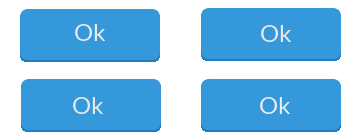
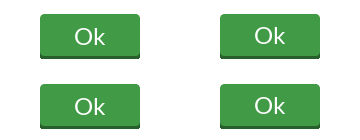
Two versions of the same layered image (360 × 140). Layer-by-layer changes:
moved "Ok" above "Layer", painted on it over [75, 24, 286, 115]
removed layer "Layer copy #3" over [201, 8, 341, 61]
removed layer "Layer copy #2" over [21, 79, 161, 132]
removed layer "Layer copy #1" over [201, 79, 341, 132]
renamed "Ok #3" to "Layer", painted on it over [40, 14, 320, 126]
removed layer "Ok #2" over [73, 97, 104, 114]
removed layer "Ok #1" over [260, 97, 291, 114]
painted on "Layer copy" over [20, 9, 320, 129]
